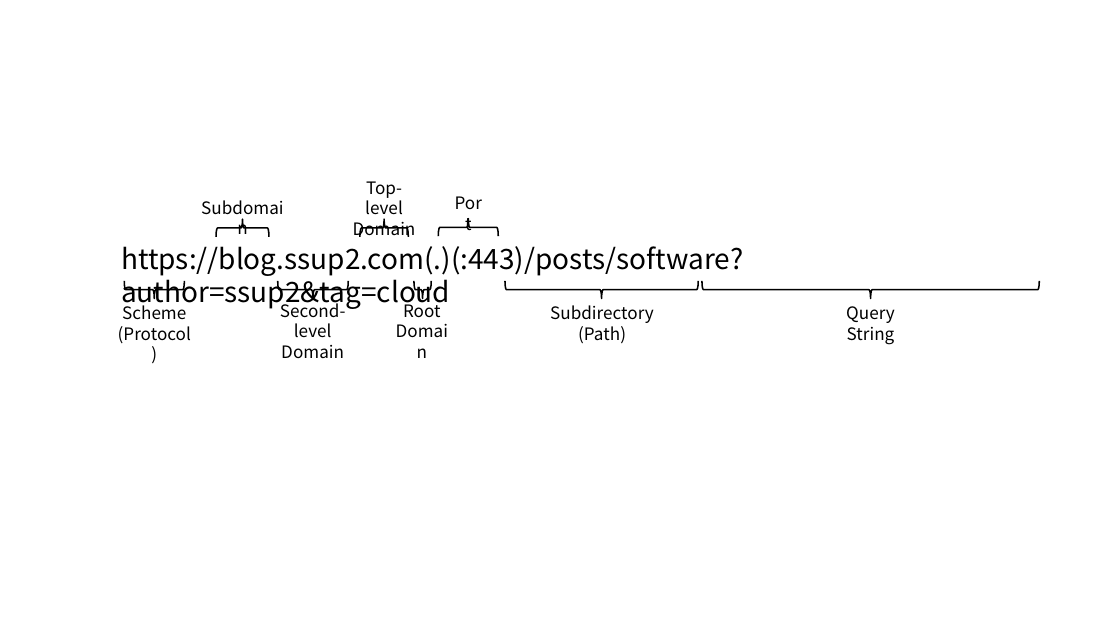
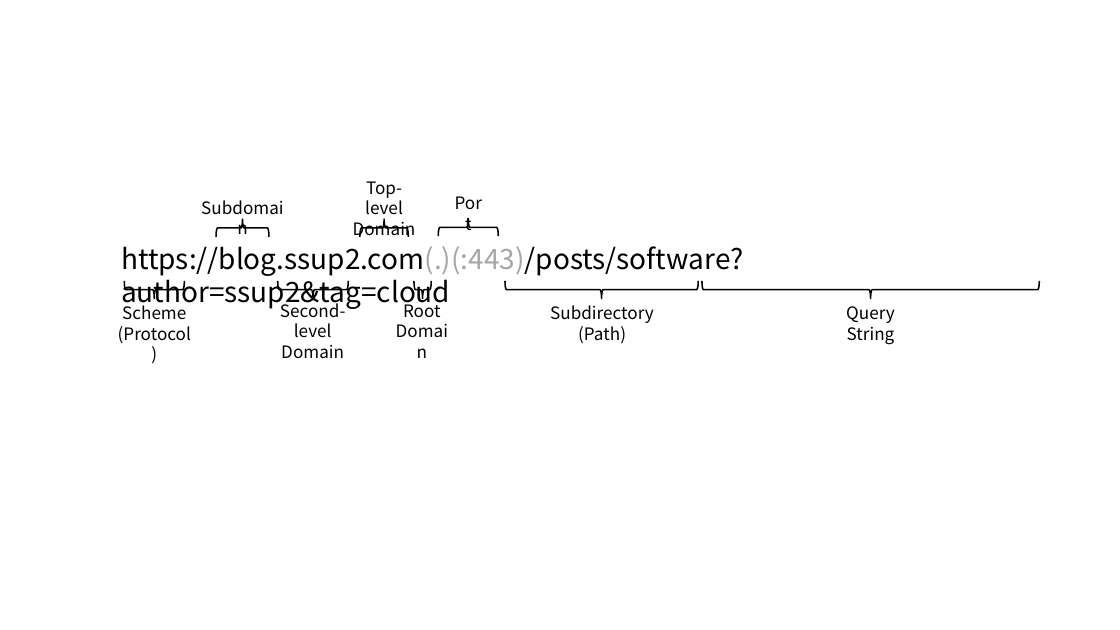
Before and after one commit to ssup2/blog-old, a slide deck: slide 2 of images/theory_analysis/URI_URL_URN/URI_URL_URN.pptx. Drawn at 1120x630 pixels with LibreOffice and Linux fonts; fonts in the diff are those of the drawing. Boxes give left, top, right and bottom in pixels: in the first picture for what was removed or moved away, otherwise in the second. Text is boxed around its words. In the diff, an @@ line names an element or a change of style, - is before the commit and + after.

```diff
--- a/images/theory_analysis/URI_URL_URN/URI_URL_URN.pptx
+++ b/images/theory_analysis/URI_URL_URN/URI_URL_URN.pptx
@@ text "https://blog.ssup2.com(.)(:443)/posts/software?author=ssup2& ..." at (121, 246, 743, 310): text colour #000000 to #A6A6A6 in "https://blog.ssup2.com(.)(:443)/posts/software?author=ssup2& ..." @@
```
Also in this commit, not shown: 1 slide added, 4 other files.
